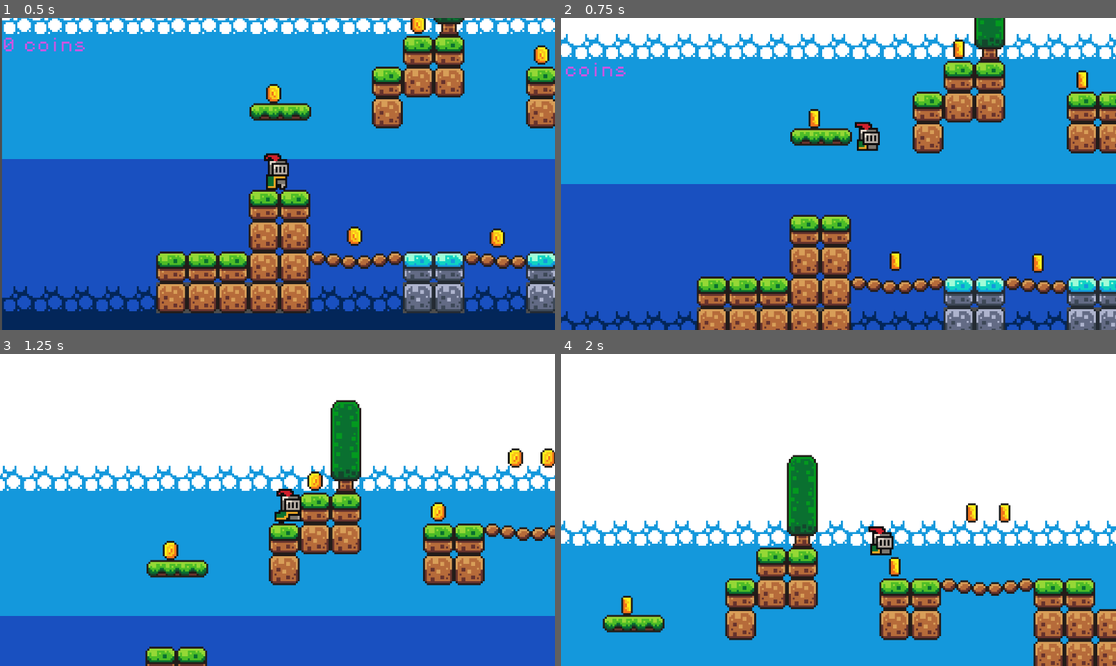
Above: before the commit, frames 1-4 (two rows, left to right).
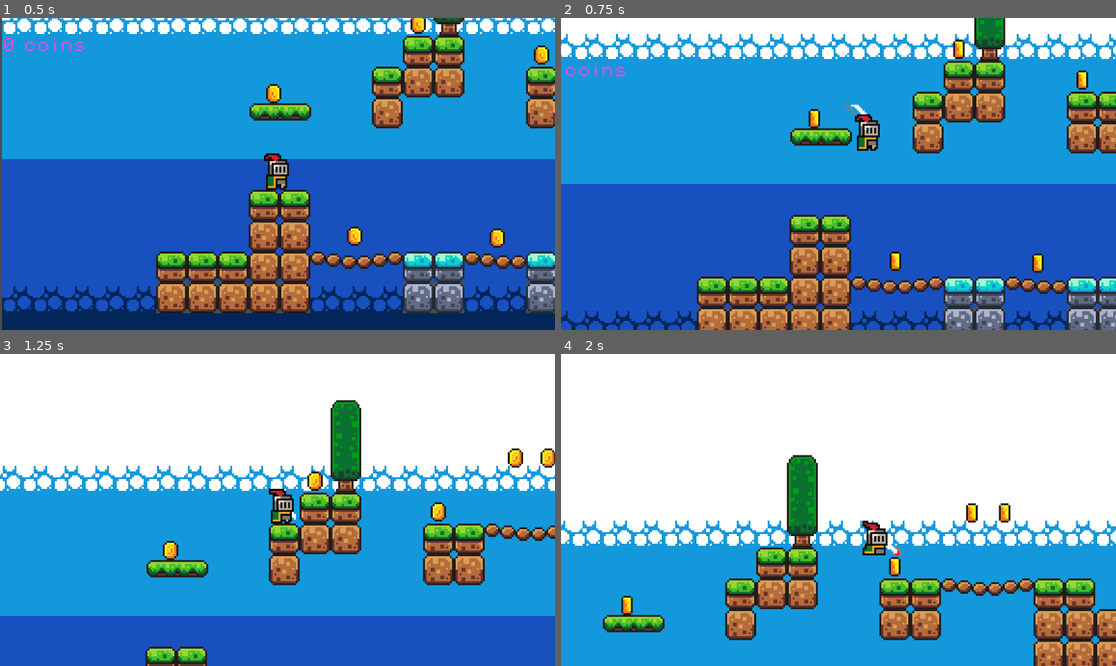
Above: after the commit, the same moments.

Repository: chenqiangpan/godotplatformer
Game: Godot game, scene res://scenes/game.tscn
Two runs of this game, one before a commit and one after it. Both use one fixed random seed, a clock stepped at 60 frames per second and the inputs below.
Inputs:
- Up to frame 1 (0.5 s): no input
- Up to frame 2 (0.75 s): hold Right (move_right) from 0.53 s (still down); hold Space (jump) from 0.53 s (still down); tap K (Attack, bound only after the commit) at 0.6 s
- Up to frame 3 (1.25 s): keep holding Right (move_right); keep holding Space (jump)
- Up to frame 4 (2 s): keep holding Right (move_right); release Space (jump) at 1.28 s; tap Space (jump) at 1.35, 1.52, 1.82 s; tap K (Attack, bound only after the commit) at 1.55 s

Frame 1 is identical in both runs. In frame 2, 0.4% of the frame differs, in the area x 50-58%, y 27-43%; in frame 3, 0.4%; in frame 4, 0.5%, in the area x 54-62%, y 53-65%.

Commit message:
add attack animation

Diff:
--- a/project.godot
+++ b/project.godot
@@ -42,6 +42,11 @@
 , Object(InputEventKey,"resource_local_to_scene":false,"resource_name":"","device":-1,"window_id":0,"alt_pressed":false …(183 unchanged characters)…
 ]
 }
+Attack={
+"deadzone": 0.5,
+"events": [Object(InputEventKey,"resource_local_to_scene":false,"resource_name":"","device":-1,"window_id":0,"alt_pressed":false,"shift_pressed":false,"ctrl_pressed":false,"meta_pressed":false,"pressed":false,"keycode":0,"physical_keycode":75,"key_label":0,"unicode":107,"location":0,"echo":false,"script":null)
+]
+}
 
 [rendering]
 
--- a/scenes/player.tscn
+++ b/scenes/player.tscn
@@ -1,8 +1,37 @@
-[gd_scene load_steps=27 format=3 uid="uid://bvm4djxcf7x7x"]
+[gd_scene load_steps=35 format=3 uid="uid://bvm4djxcf7x7x"]
 
 [ext_resource type="Script" path="res://scripts/player.gd" id="1_ewton"]
 [ext_resource type="Texture2D" uid="uid://bngmawq26oh1f" path="res://assets/sprites/knight.png" id="1_gg6xb"]
+[ext_resource type="Texture2D" uid="uid://ch1wulac3hbrr" path="res://assets/sprites/knight_attack.png" id="2_nueww"]
 [ext_resource type="AudioStream" uid="uid://dnwiiubvg0brc" path="res://assets/sounds/jump.wav" id="3_v3fkb"]
+
+[sub_resource type="AtlasTexture" id="AtlasTexture_o8tts"]
+atlas = ExtResource("2_nueww")
+region = Rect2(0, 0, 32, 32)
+
+[sub_resource type="AtlasTexture" id="AtlasTexture_jxxdm"]
+atlas = ExtResource("2_nueww")
+region = Rect2(32, 0, 32, 32)
+
+[sub_resource type="AtlasTexture" id="AtlasTexture_tdr0v"]
+atlas = ExtResource("2_nueww")
+region = Rect2(64, 0, 32, 32)
+
+[sub_resource type="AtlasTexture" id="AtlasTexture_57ijb"]
+atlas = ExtResource("2_nueww")
+region = Rect2(96, 0, 32, 32)
+
+[sub_resource type="AtlasTexture" id="AtlasTexture_jpy7e"]
+atlas = ExtResource("2_nueww")
+region = Rect2(128, 0, 32, 32)
+
+[sub_resource type="AtlasTexture" id="AtlasTexture_2ib65"]
+atlas = ExtResource("2_nueww")
+region = Rect2(160, 0, 32, 32)
+
+[sub_resource type="AtlasTexture" id="AtlasTexture_icqe1"]
+atlas = ExtResource("2_nueww")
+region = Rect2(192, 0, 32, 32)
 
 [sub_resource type="AtlasTexture" id="AtlasTexture_3sqra"]
 atlas = ExtResource("1_gg6xb")
@@ -90,6 +119,32 @@
 
 [sub_resource type="SpriteFrames" id="SpriteFrames_v8njh"]
 animations = [{
+"frames": [{
+"duration": 1.0,
+"texture": SubResource("AtlasTexture_o8tts")
+}, {
+"duration": 1.0,
+"texture": SubResource("AtlasTexture_jxxdm")
+}, {
+"duration": 1.0,
+"texture": SubResource("AtlasTexture_tdr0v")
+}, {
+"duration": 1.0,
+"texture": SubResource("AtlasTexture_57ijb")
+}, {
+"duration": 1.0,
+"texture": SubResource("AtlasTexture_jpy7e")
+}, {
+"duration": 1.0,
+"texture": SubResource("AtlasTexture_2ib65")
+}, {
+"duration": 1.0,
+"texture": SubResource("AtlasTexture_icqe1")
+}],
+"loop": false,
+"name": &"attack",
+"speed": 10.0
+}, {
 "frames": [{
 "duration": 1.0,
 "texture": SubResource("AtlasTexture_3sqra")
@@ -180,8 +235,10 @@
 [node name="AnimatedSprite2D" type="AnimatedSprite2D" parent="."]
 position = Vector2(0, -12)
 sprite_frames = SubResource("SpriteFrames_v8njh")
-animation = &"jump"
+animation = &"attack"
 autoplay = "idle"
+frame = 6
+frame_progress = 1.0
 
 [node name="CollisionShape2D" type="CollisionShape2D" parent="."]
 position = Vector2(0, -5)
@@ -195,4 +252,5 @@
 wait_time = 0.25
 one_shot = true
 
+[connection signal="animation_finished" from="AnimatedSprite2D" to="." method="_on_animated_sprite_2d_animation_finished"]
 [connection signal="timeout" from="Timer" to="." method="_on_timer_timeout"]
--- a/scripts/player.gd
+++ b/scripts/player.gd
@@ -1,17 +1,25 @@
 extends CharacterBody2D
 
+#movement
+const SPEED = 130.0
 
-const SPEED = 130.0
+#animation
+@onready var animated_sprite: AnimatedSprite2D = $AnimatedSprite2D
+
+#audio
+@onready var audio_stream_player: AudioStreamPlayer2D = $AudioStreamPlayer2D
+
+#jump
 const JUMP_VELOCITY_HIGH = -200.0
 const JUMP_VELOCITY_LOW = -150.0
 var HOLD_THRESHOLD = 0.3
-@onready var animated_sprite: AnimatedSprite2D = $AnimatedSprite2D
-@onready var audio_stream_player: AudioStreamPlayer2D = $AudioStreamPlayer2D
-
 var press_time = 0.0
 var jump_height = JUMP_VELOCITY_LOW
 var is_holding = false
 var is_jumping = false
+
+# attack state
+var attacking = false
 
 
 #coyote time
@@ -33,25 +41,31 @@
 	elif Input.is_action_just_released("jump"):
 		is_holding = false;
 
+
 	# gets input direction = -1, 0, 1
 	var direction := Input.get_axis("move_left", "move_right")
 
 	# flip the sprite
-
 	if direction >0:
 		animated_sprite.flip_h = false
 	elif direction <0:
 		animated_sprite.flip_h = true
 
-	#play animation
-	if is_on_floor():
+	#handle attack input
+	if  Input.is_action_just_pressed("Attack") and not attacking:
+		attacking = true
+		animated_sprite.play("attack")
+		print("attack")
 
-		if direction == 0:
-			animated_sprite.play("idle")
+	#play movement animation if not attack
+	if not attacking:
+		if is_on_floor():
+			if direction == 0:
+				animated_sprite.play("idle")
+			else:
+				animated_sprite.play("run")
 		else:
-			animated_sprite.play("run")
-	else:
-		animated_sprite.play("jump")
+			animated_sprite.play("jump")
 
 
 
@@ -94,3 +108,9 @@
 func _on_timer_timeout() -> void:
 	print("coyote is over!")
  # Replace with function body.
+
+
+func _on_animated_sprite_2d_animation_finished() -> void:
+	if animated_sprite.animation == "attack":
+		attacking = false
+		animated_sprite.play("idle") # Replace with function body.
Binary file added: assets/sprites/knight_attack.png
Not shown, added: assets/sprites/knight_attack.png.import
